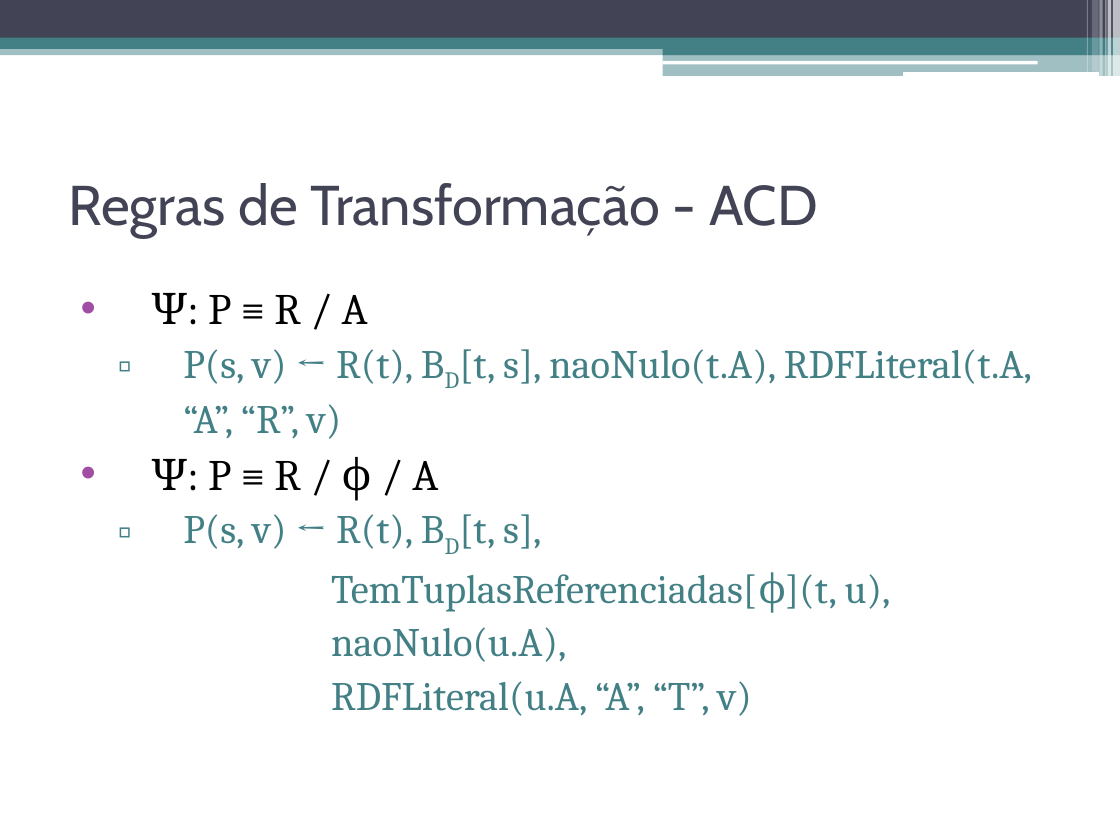
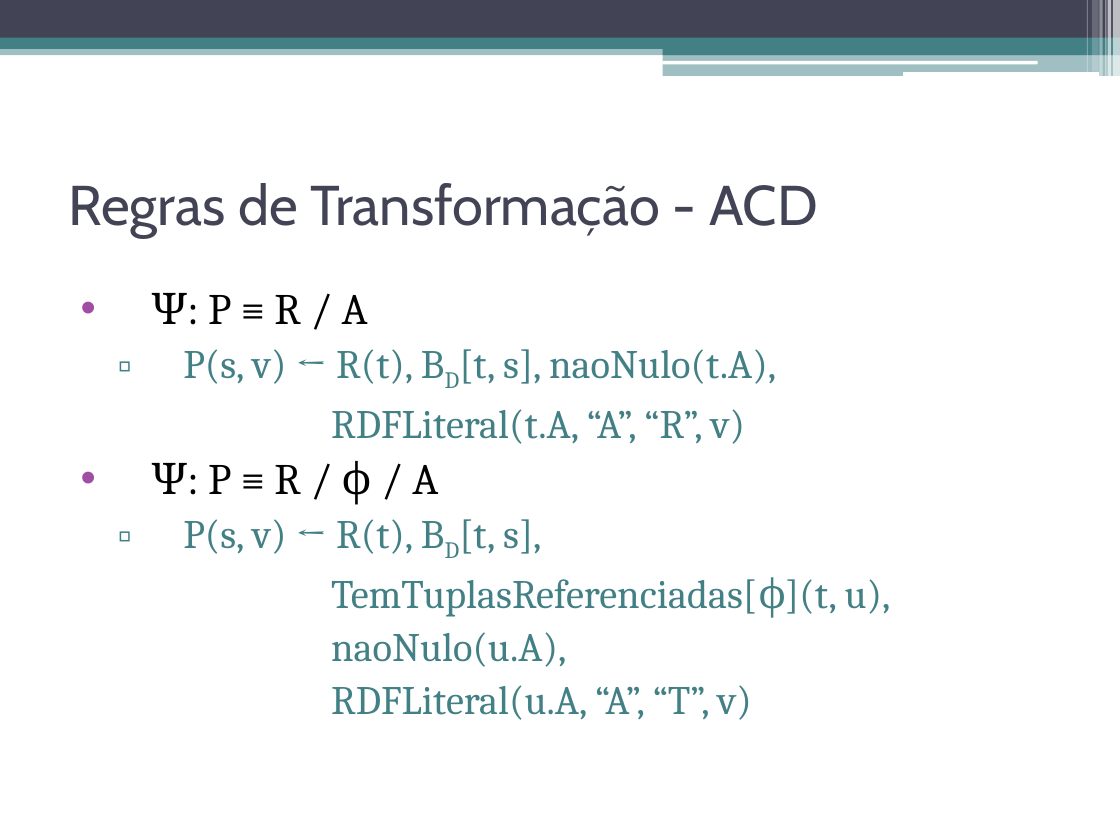
Before and after one commit to luiseufrasio/mestrado-ufc-eufrasio, a slide deck: slide 57 of dissertação/dissertacao_eufrasio-slides.pptx (slide 56 before the commit). Drawn at 1120x840 pixels with LibreOffice and Linux fonts; fonts in the diff are those of the drawing. Boxes give left, top, right and bottom in pixels: in the first picture for what was removed or moved away, otherwise in the second. Text is boxed around its words. In the diff, an @@ line names an element or a change of style, - is before the commit and + after.

```diff
--- a/dissertação/dissertacao_eufrasio-slides.pptx
+++ b/dissertação/dissertacao_eufrasio-slides.pptx
@@ text at bbox=[183, 349, 776, 444]: text changed @@
-  ▫ P(s, v) ← R(t), BD[t, s], naoNulo(t.A), RDFLiteral(t.A, “A”, “R”, v)
+  ▫ P(s, v) ← R(t), BD[t, s], naoNulo(t.A),
+  RDFLiteral(t.A, “A”, “R”, v)
```
Also in this commit, not shown: 4 other slides changed, 6 slides added, 11 slides removed, 1 other file.
